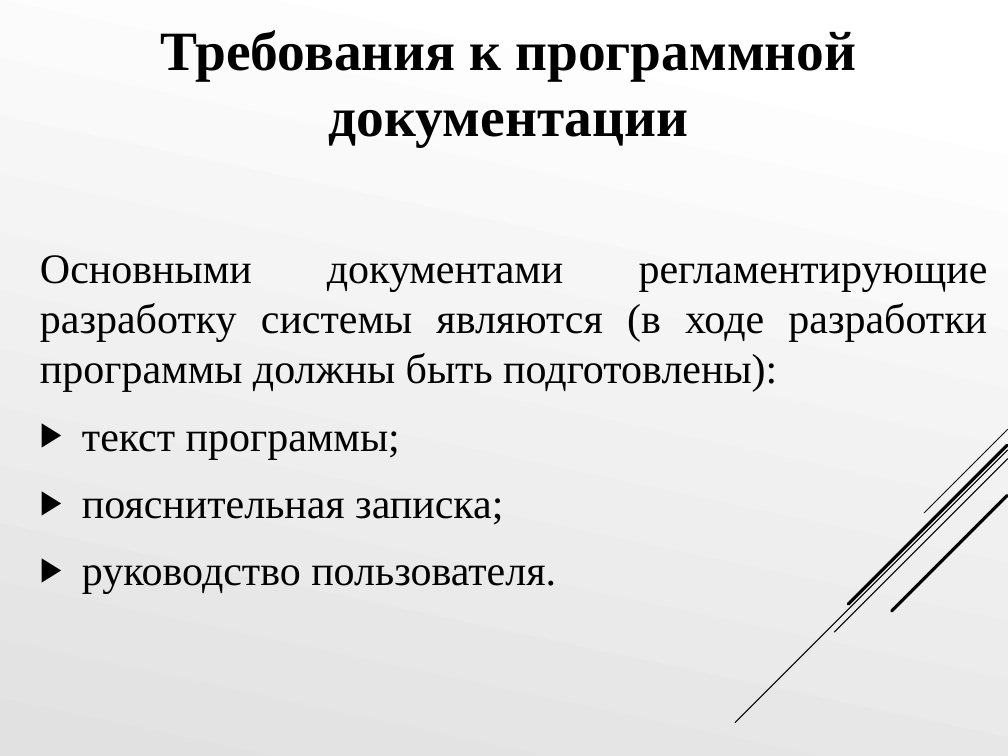
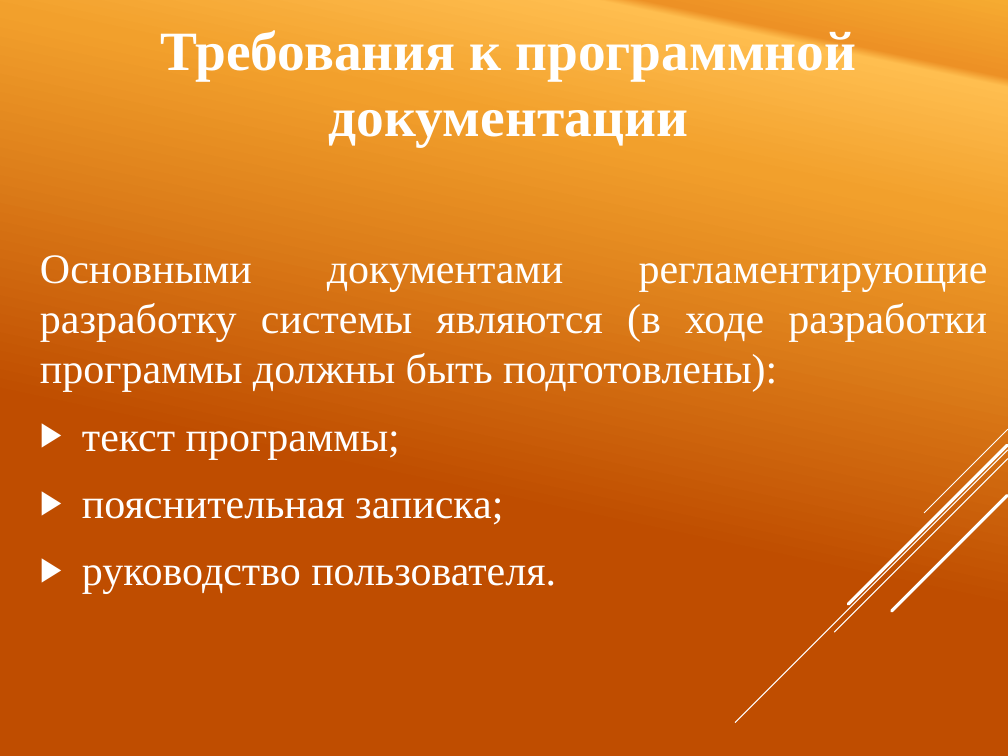
Before and after one commit to happycozero/AIS-Payment-Bills, a slide deck: slide 7 of Документация/Презентация/Презентация Дикарев ПС-19Б.PPTX. Drawn at 1008x756 pixels with LibreOffice and Linux fonts; fonts in the diff are those of the drawing. Boxes give left, top, right and bottom in pixels: in the first picture for what was removed or moved away, otherwise in the second. Text is boxed around its words. In the diff, an @@ line names an element or a change of style, - is before the commit and + after.

```diff
--- a/Документация/Презентация/Презентация Дикарев ПС-19Б.PPTX
+++ b/Документация/Презентация/Презентация Дикарев ПС-19Б.PPTX
@@ background gradient #FFFFFF to #E1E1E1 to gradient #F6AB31 to #ED9125 to #FFBF50 to #F2A02C to #C04D00 @@
@@ title "Требования к программной документации" at <box>161,30,856,146</box>: text colour #000000 to #FFFFFF @@
@@ text "Основными документами регламентирующие разработку системы ..." at <box>40,255,988,593</box>: text colour #000000 to #FFFFFF; bullet colour #000000 to #FFFFFF @@
@@ line (1007, 446) - (849, 604): stroke #000000 2.25 pt to #FFFFFF 2.25 pt @@
@@ line (1008, 429) - (924, 513): stroke #000000 0.75 pt to #FFFFFF 0.75 pt @@
@@ line (1008, 450) - (736, 723): stroke #000000 0.75 pt to #FFFFFF 0.75 pt @@
@@ line (1008, 459) - (835, 632): stroke #000000 0.75 pt to #FFFFFF 0.75 pt @@
@@ line (1007, 496) - (892, 611): stroke #000000 2.25 pt to #FFFFFF 2.25 pt @@
```
Also in this commit, not shown: 22 other slides changed, 5 other files.
